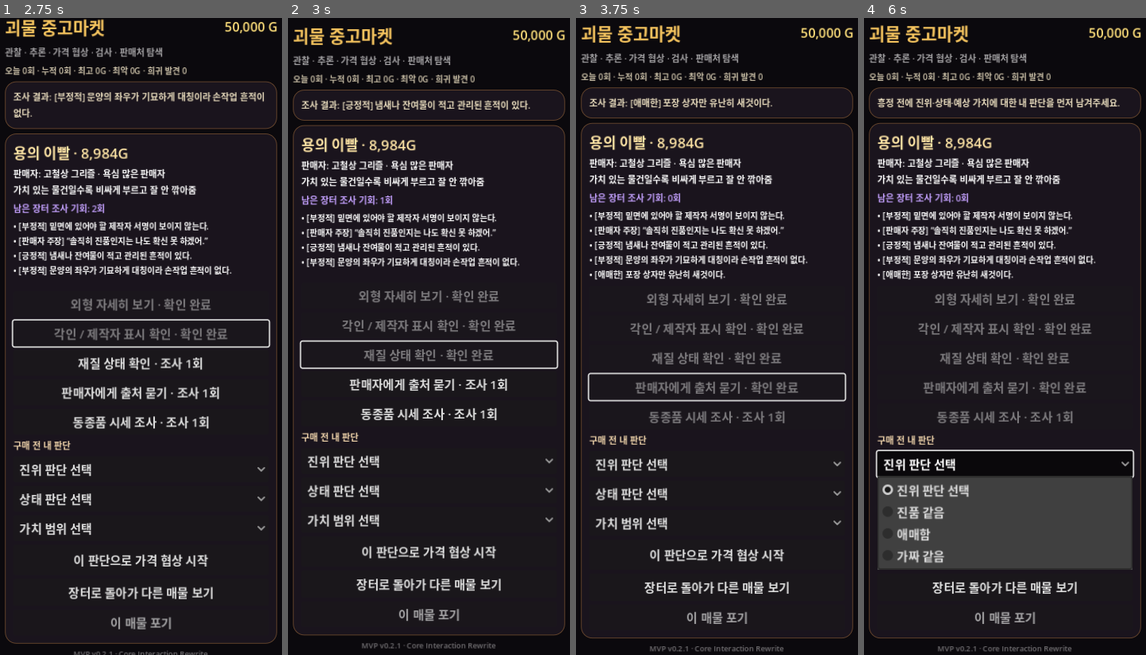
Above: before the commit, frames 1-4 (left to right).
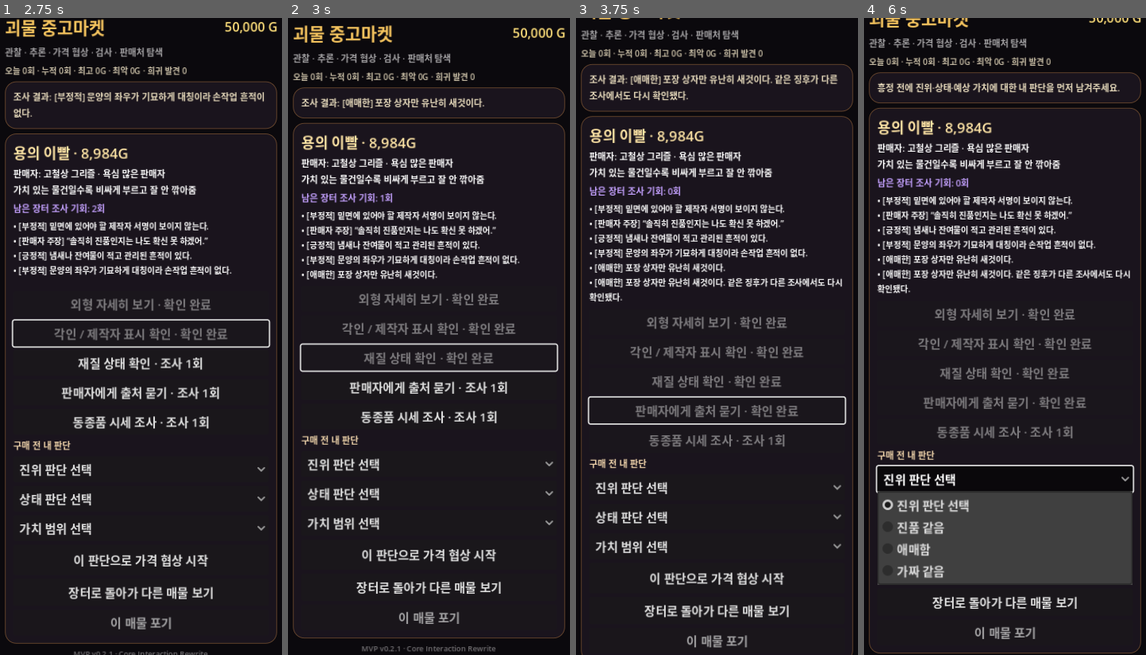
Above: after the commit, the same moments.

Repository: Queenrain9/monster-used-market
Game: Godot game, scene res://scenes/main.tscn
Two runs of this game, one before a commit and one after it. Both use one fixed random seed, a clock stepped at 60 frames per second and the inputs below.
Inputs:
- Up to frame 1 (2.75 s): click "[미확인] 용의 이빨 · 8,984G 고철상 그리즐 …" at 0.5 s; click "외형 자세히 보기 · 조사 1회" at 1.25 s; click "각인 / 제작자 표시 확인 · 조사 1회" at 2 s
- Up to frame 2 (3 s): click "재질 상태 확인 · 조사 1회" at 2.75 s
- Up to frame 3 (3.75 s): click "판매자에게 출처 묻기 · 조사 1회" at 3.5 s
- Up to frame 4 (6 s): click "이 판단으로 가격 협상 시작" at 4.25 s; click "이 판단으로 가격 협상 시작" at 5 s; click "진위 판단 선택" at 5.75 s

Frame 1 is identical in both runs. In frame 2, 16% of the frame differs, in the area x 1-99%, y 1-100%; in frame 3, 24%; in frame 4, 25%, in the area x 1-99%, y 0-100%.
Error before the commit: Invalid access to property or key 'pressed' on a base object of type 'null instance'. (res://scripts/main.gd:141)

Commit message:
fix: stabilize investigation and scene wiring

Diff:
--- a/scripts/game_logic.gd
+++ b/scripts/game_logic.gd
@@ -168,7 +168,20 @@
 	}
 	var clue_index = int(mapping.get(action_id, 0))
 	var clues: Array = updated["investigation_clues"]
-	var clue: Dictionary = clues[clamp(clue_index, 0, clues.size() - 1)].duplicate(true)
+	var preferred_index = clamp(clue_index, 0, clues.size() - 1)
+	var clue = {}
+	for offset in range(clues.size()):
+		var candidate_index = (preferred_index + offset) % clues.size()
+		var candidate: Dictionary = clues[candidate_index].duplicate(true)
+		if not _clue_discovered(updated, candidate):
+			clue = candidate
+			break
+
+	if clue.is_empty():
+		clue = clues[preferred_index].duplicate(true)
+		clue["id"] = "%s_%s_repeat" % [clue.get("id", "clue"), action_id]
+		clue["text"] = "%s 같은 징후가 다른 조사에서도 다시 확인됐다." % clue["text"]
+
 	_add_discovered_clue(updated, clue)
 	return {
 		"listing": updated,
@@ -578,6 +591,14 @@
 	}
 
 
+func _clue_discovered(listing: Dictionary, clue: Dictionary) -> bool:
+	var discovered: Array = listing.get("discovered_clues", [])
+	for known in discovered:
+		if str(known.get("id", "")) == str(clue.get("id", "")) and str(known.get("text", "")) == str(clue.get("text", "")):
+			return true
+	return false
+
+
 func _add_discovered_clue(listing: Dictionary, clue: Dictionary) -> void:
 	var discovered: Array = listing.get("discovered_clues", [])
 	for known in discovered:
--- a/scripts/main.gd
+++ b/scripts/main.gd
@@ -138,9 +138,9 @@
 	$Margin/RootVBox/InspectPanel/InspectBox/AbandonButton.pressed.connect(_abandon_listing)
 
 	offer_slider.value_changed.connect(_offer_slider_changed)
-	$Margin/RootVBox/DealPanel/DealBox/Preset5Button.pressed.connect(_set_offer_discount.bind(0.05))
-	$Margin/RootVBox/DealPanel/DealBox/Preset10Button.pressed.connect(_set_offer_discount.bind(0.10))
-	$Margin/RootVBox/DealPanel/DealBox/Preset20Button.pressed.connect(_set_offer_discount.bind(0.20))
+	$Margin/RootVBox/DealPanel/DealBox/PresetRow/Preset5Button.pressed.connect(_set_offer_discount.bind(0.05))
+	$Margin/RootVBox/DealPanel/DealBox/PresetRow/Preset10Button.pressed.connect(_set_offer_discount.bind(0.10))
+	$Margin/RootVBox/DealPanel/DealBox/PresetRow/Preset20Button.pressed.connect(_set_offer_discount.bind(0.20))
 	$Margin/RootVBox/DealPanel/DealBox/SubmitOfferButton.pressed.connect(_submit_offer)
 	buy_current_button.pressed.connect(_buy_current_price)
 	$Margin/RootVBox/DealPanel/DealBox/DealBackButton.pressed.connect(_back_to_market)
Not shown, changed: .github/workflows/godot-smoke.yml
